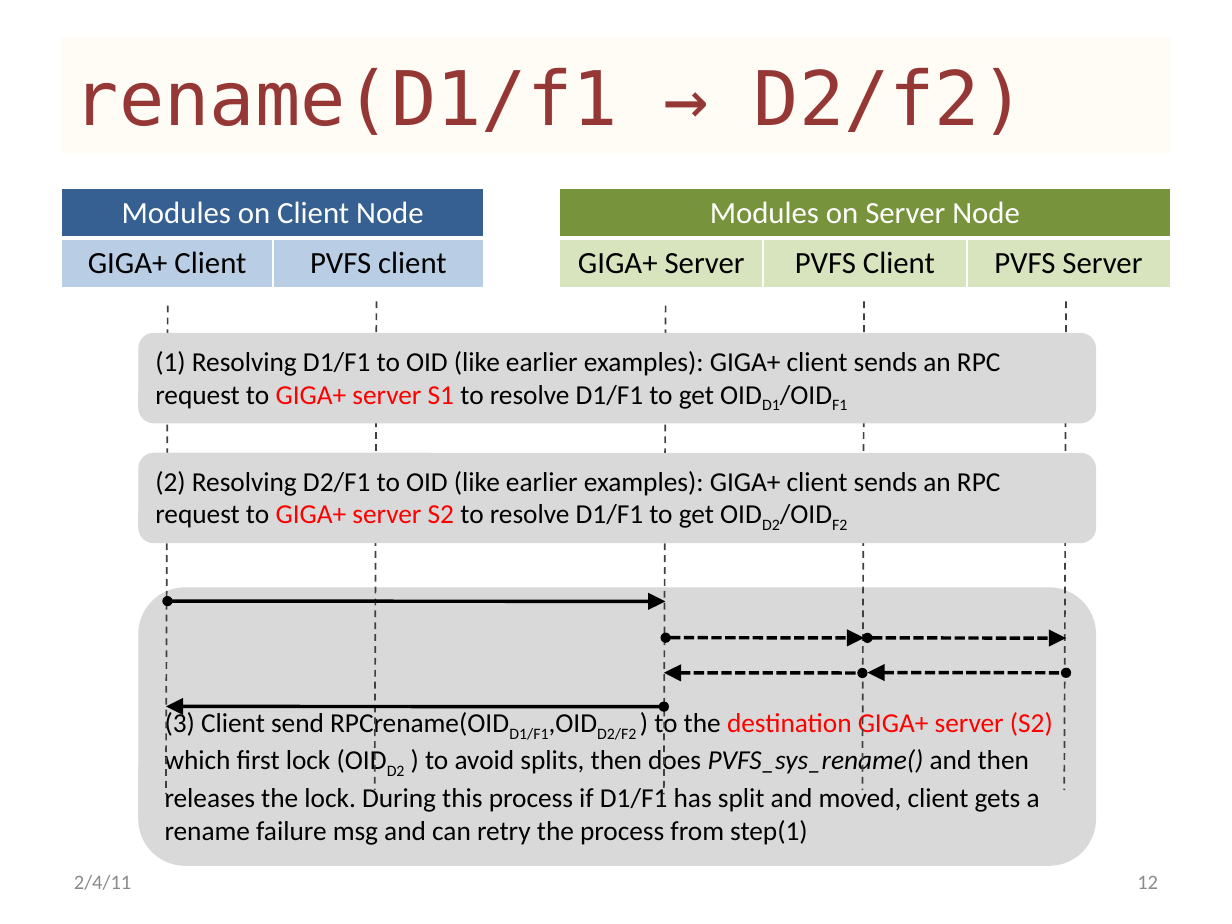
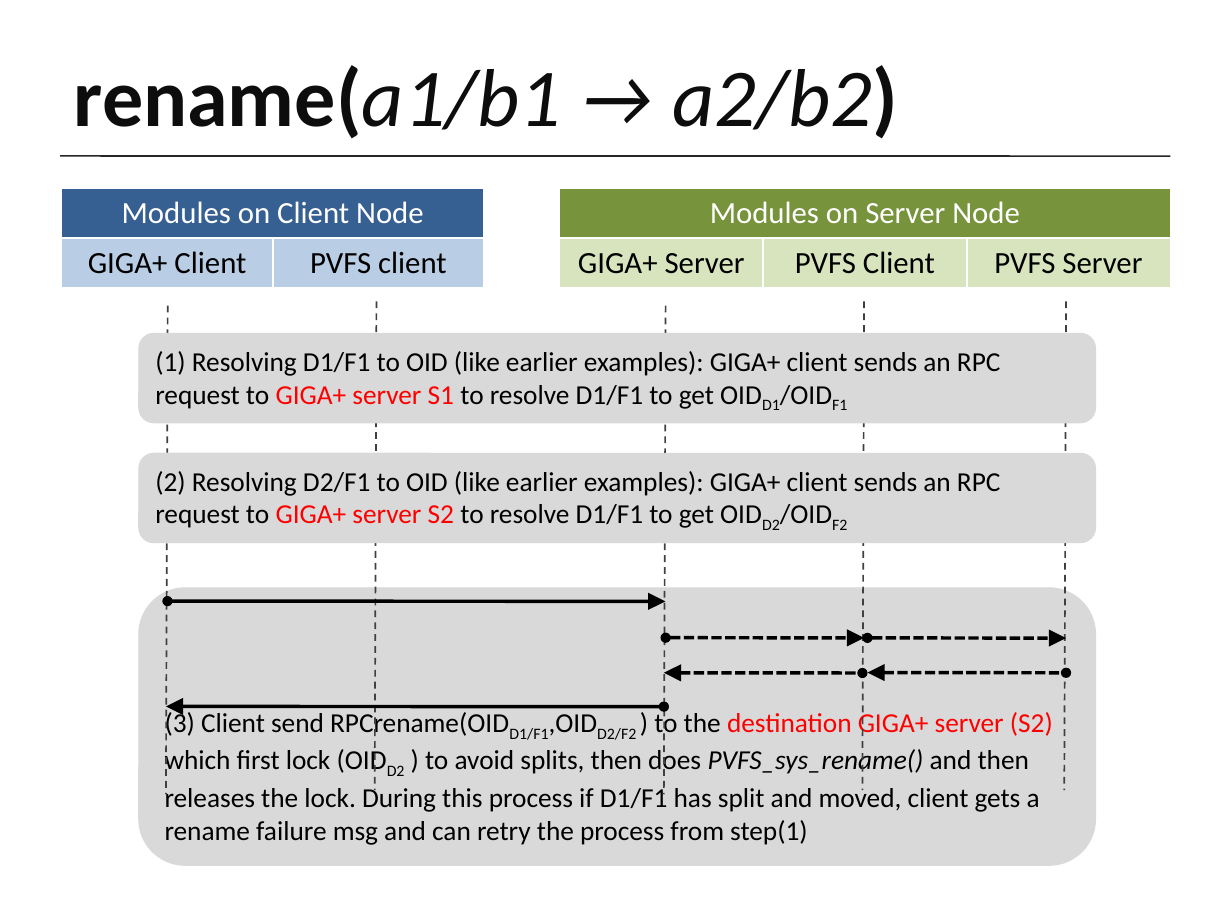
Before and after one commit to achivetta/skyefs, a slide deck: slide 9 of docs/GigaOnPVFS-Specification.pptx (slide 12 before the commit). Drawn at 1232x924 pixels with LibreOffice and Linux fonts; fonts in the diff are those of the drawing. Boxes give left, top, right and bottom in pixels: in the first picture for what was removed or moved away, otherwise in the second. Text is boxed around its words. In the diff, an @@ line names an element or a change of style, - is before the commit and + after.

```diff
--- a/docs/GigaOnPVFS-Specification.pptx
+++ b/docs/GigaOnPVFS-Specification.pptx
@@ title "rename(a1/b1 → a2/b2)": place and size @@
-title "rename(a1/b1 → a2/b2)" at [62,37,1170,153]
+title "rename(a1/b1 → a2/b2)" at [74,65,898,139]
@@ title "rename(a1/b1 → a2/b2)" at [74,65,898,139]: fill #FFFBF5 to none @@
@@ title at [74,65,898,139]: text changed; size 44 to 48 pt; font DejaVu Sans Mono to Calibri; text colour #953735 to #0D0D0D; italic on @@
-rename(D1/f1 → D2/f2)
+rename(a1/b1 → a2/b2)
@@ line added from (60, 156) to (1170, 156), #262626 1 pt @@
@@ text removed at [74,875,131,890] @@
-2/4/11
@@ page number removed at [1137,876,1158,889] @@
-12
```
Also in this commit, not shown: 7 other slides changed, 1 slide added, 5 slides removed.
